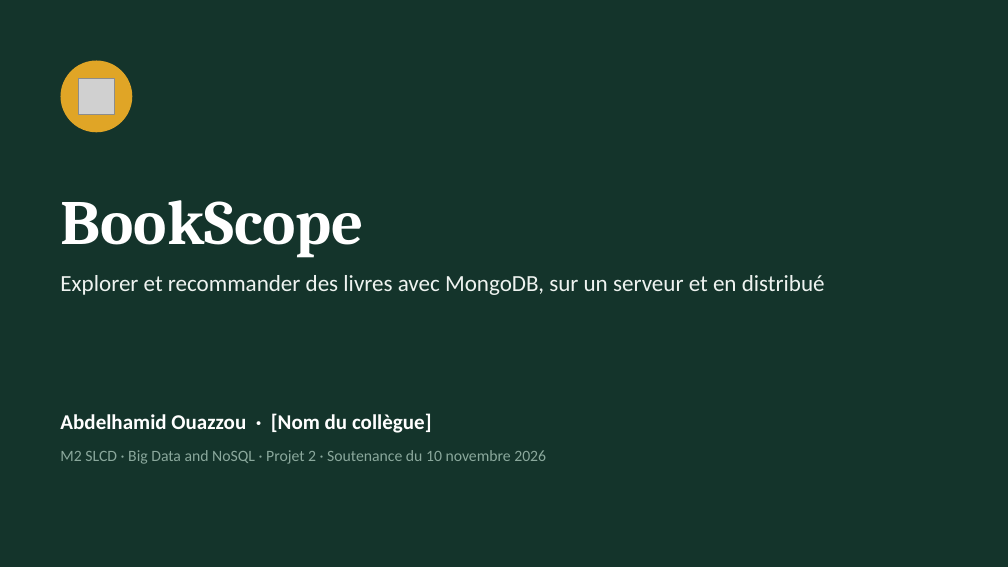
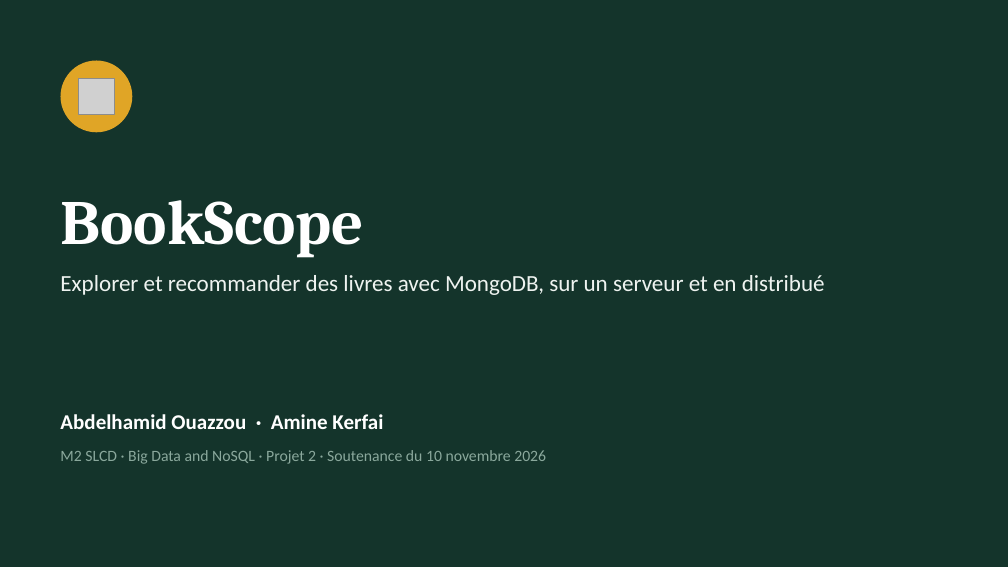
Before and after one commit to AbdelhamidOuazzou/bookscope, a slide deck: slide 1 of docs/BookScope_soutenance.pptx. Drawn at 1008x567 pixels with LibreOffice and Linux fonts; fonts in the diff are those of the drawing; grey boxes stand for pictures. Boxes give left, top, right and bottom in pixels: in the first picture for what was removed or moved away, otherwise in the second. Text is boxed around its words. In the diff, an @@ line names an element or a change of style, - is before the commit and + after.

Commit message:
Présentation : résultats E1 et E2 d'Amine

```diff
--- a/docs/BookScope_soutenance.pptx
+++ b/docs/BookScope_soutenance.pptx
@@ text at [60, 414, 383, 429]: text changed @@
-Abdelhamid Ouazzou · [Nom du collègue]
+Abdelhamid Ouazzou · Amine Kerfai
```
Also in this commit, not shown: 3 other slides changed.
